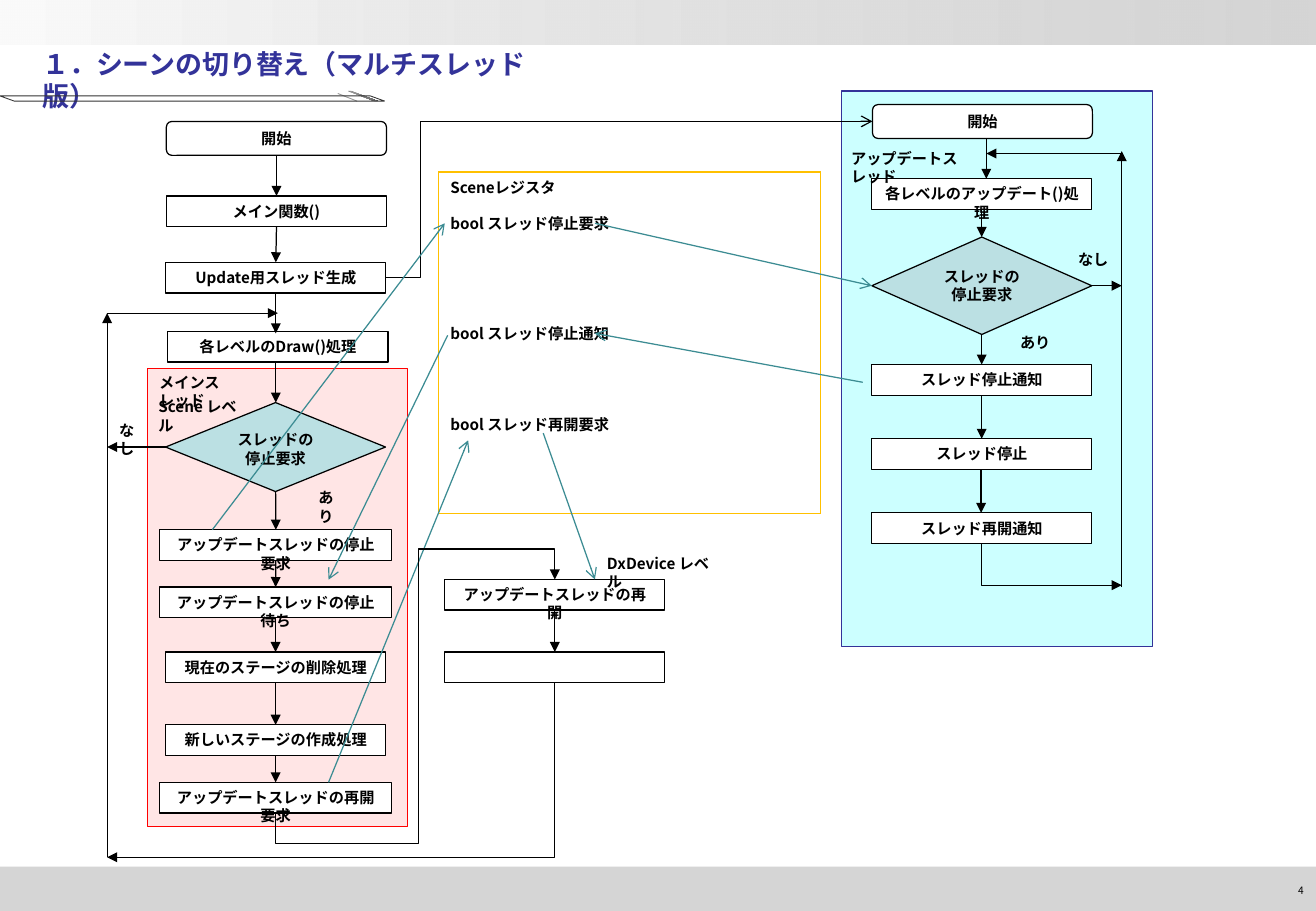
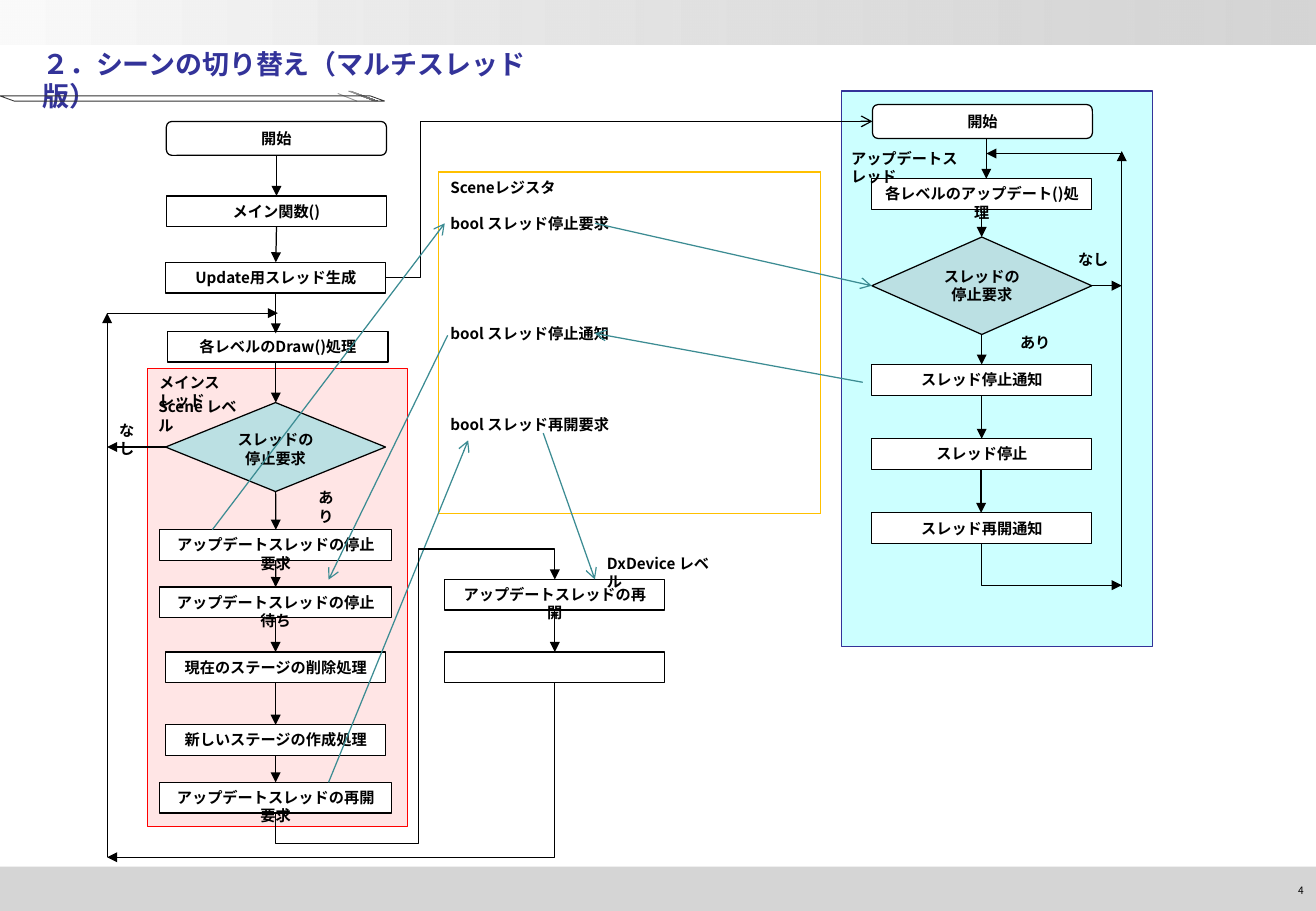
Before and after one commit to xtatrax/oldPrj-SchoolTask_BomberProject-public, a slide deck: slide 4 of Document/Program_Memo/DesignNotes.pptx. Drawn at 1316x911 pixels with LibreOffice and Linux fonts; fonts in the diff are those of the drawing; background and template pictures are left out. Boxes give left, top, right and bottom in pixels: in the first picture for what was removed or moved away, otherwise in the second. Text is boxed around its words. In the diff, an @@ line names an element or a change of style, - is before the commit and + after.

```diff
--- a/Document/Program_Memo/DesignNotes.pptx
+++ b/Document/Program_Memo/DesignNotes.pptx
@@ text at bbox=[42, 51, 525, 109]: text changed @@
-１．シーンの切り替え（マルチスレッド版）
+２．シーンの切り替え（マルチスレッド版）
```
Also in this commit, not shown: 4 other slides changed, 1 other file.
